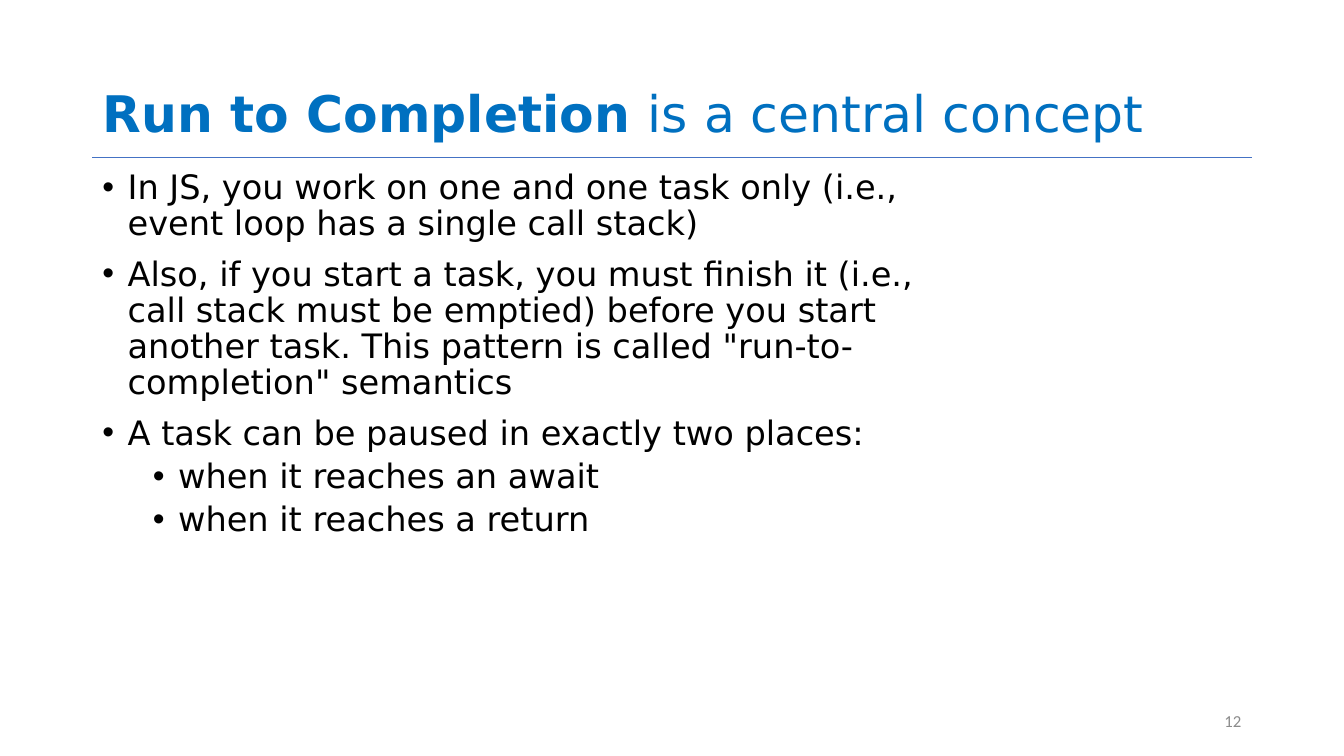
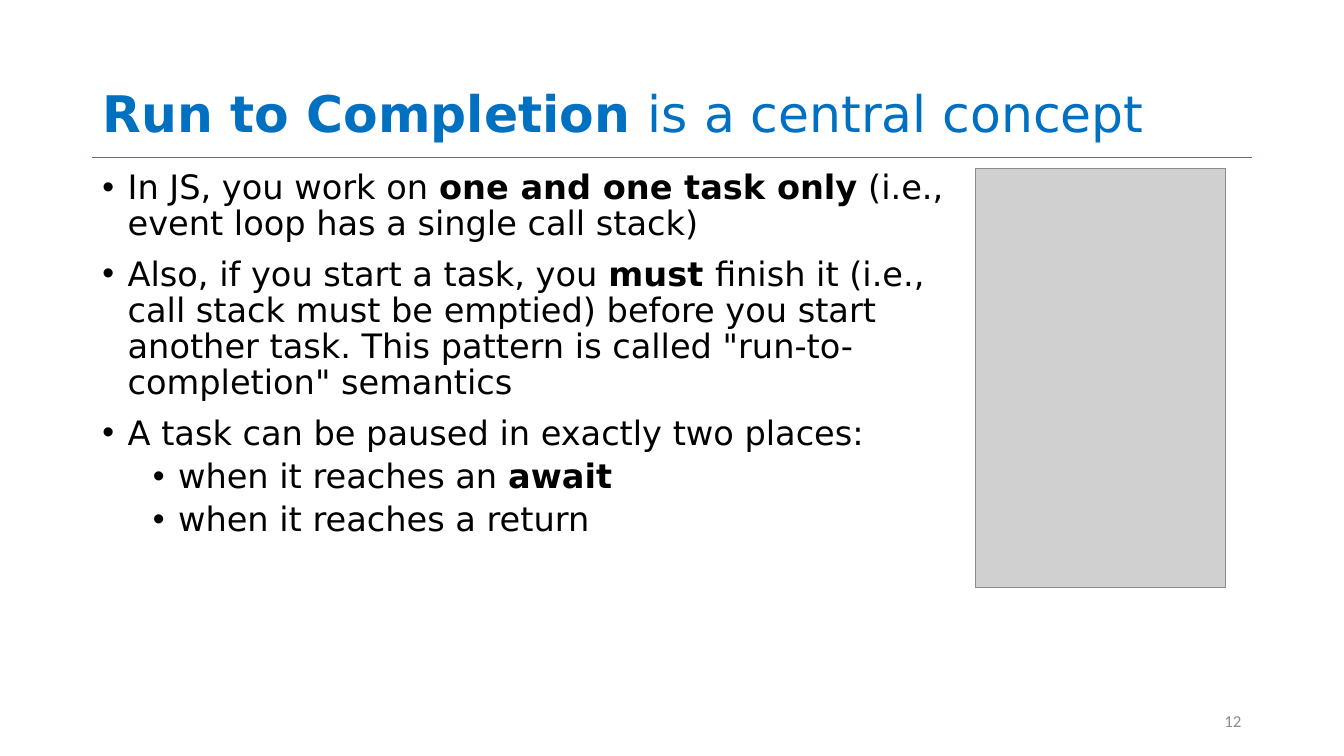
Before and after one commit to neu-se/CS4530-Fall-2026, a slide deck: slide 12 of Slides/Module 08 Concurrency.pptx. Drawn at 1344x756 pixels with LibreOffice and Linux fonts; fonts in the diff are those of the drawing; grey boxes stand for pictures. Boxes give left, top, right and bottom in pixels: in the first picture for what was removed or moved away, otherwise in the second. Text is boxed around its words. In the diff, an @@ line names an element or a change of style, - is before the commit and + after.

```diff
--- a/Slides/Module 08 Concurrency.pptx
+++ b/Slides/Module 08 Concurrency.pptx
@@ text at (128, 173, 943, 489): bold on in "one and one task only", "must", "await" @@
@@ picture added at (976, 168, 1225, 587) @@
```
Also in this commit, not shown: 3 other slides changed, 1 other file.
